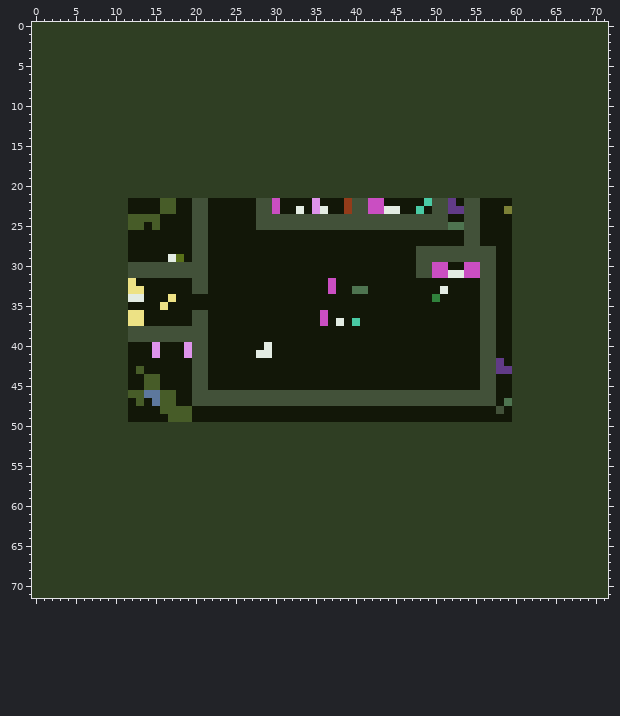
Sprite sheet, stored at 311level.png. The picture above is the old version.
The file is 72x72 pixels.
Once edited:
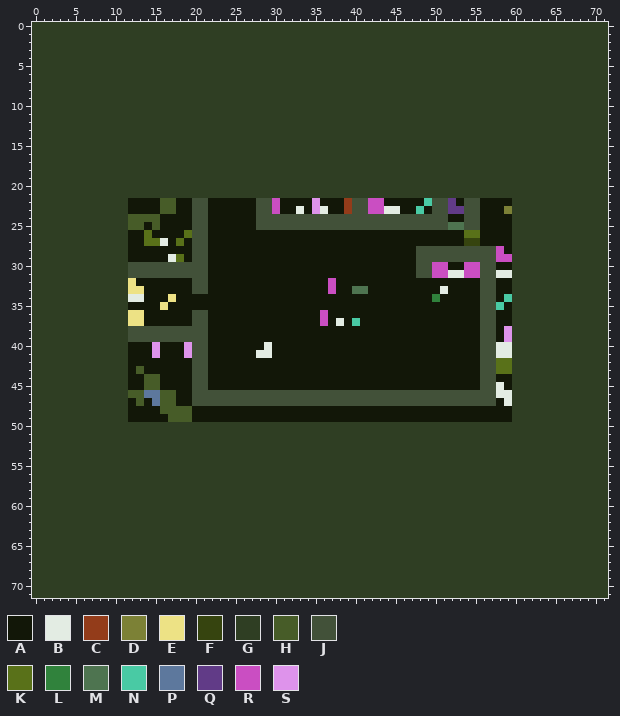
Palette (. is transparent): A #121708  B #e3ece3  C #933c1a  D #7c8136  E #ede285  F #36440f  G #2f3e23  H #475c28  J #425139  K #597119  L #30823c  M #4e7450  N #49caa4  P #5d789d  Q #613b87  R #ca4ec2  S #de93eb
The edit:
Colour J becomes colour A in row 48 at x 58.
Colour A becomes colour B in row 27 at x 16; in row 31 at x 58 to 59; in rows 40 to 41 at x 58 to 59; in row 45 at x 58; in row 46 at x 58 to 59.
Colour M becomes colour B in row 47 at x 59.
Colour J becomes colour F in row 27 at x 54 to 55.
Colour A becomes colour K in row 26 at x 14 and 19; in row 27 at x 14 to 15 and 18; in row 42 at x 59.
Colour J becomes colour K in row 26 at x 54 to 55.
Colour Q becomes colour K in row 42 at x 58; in row 43 at x 58 to 59.
Colour A becomes colour N in row 34 at x 59; in row 35 at x 58.
Colour A becomes colour R in row 28 at x 58; in row 29 at x 58 to 59.
Colour A becomes colour S in rows 38 to 39 at x 59.
